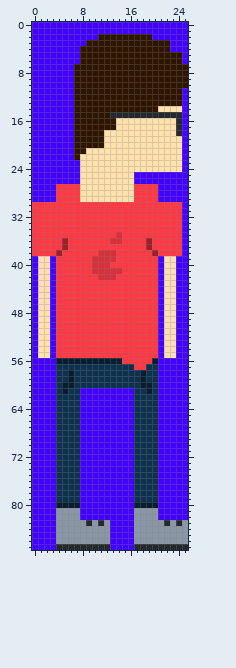
Two states of a sprite sheet, img/jacob.png. This is how it looked before the edit.
The file is 26x88 pixels. Colours within 5 levels of each other are drawn and written as one.
The same view after the edit:
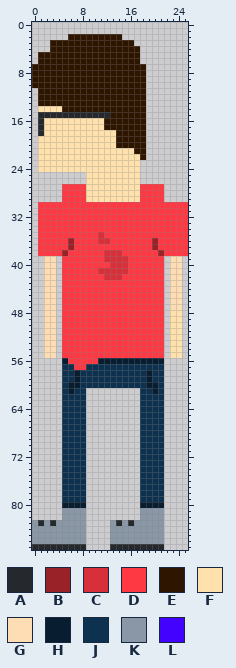
Palette (. is transparent): A #25292d  B #992228  C #d8303b  D #ff3943  E #2e1500  F #fee1ac  G #feddb5  H #081d30  J #0d314f  K #8a97a6  L #4302fd
The edit:
Changed rows in their new state; - is an unchanged pixel.
first column x 0:
 0 ..........................
 1 ..........................
 2 ......EEEEE----...........
 3 ...EEEEEE--------.........
 4 ...EEEEE----------........
 5 .EEEEEEE----------........
 6 .EEEEEEE----------........
 7 EEEEEEE------------.......
 8 EEEEEEE------------.......
 9 EEEEEEE------------.......
10 EEEEEEE------------.......
11 .EEEEEE------------.......
12 .EEEEEE------------.......
13 .EEEEEE------------.......
14 .FFFFEE------------.......
15 .AAAAAAAAAAAAEEEEEE.......
16 .AFFFFFFFFFF--EEEEE.......
17 .AFFFFFFFFFF--EEEEE.......
18 .AFFFFFFFFFF--EEEEE.......
19 .FFFFFFFFFFF--EEEEE.......
20 .FFFFFFFFFFF--EEEEE.......
21 .FFFFFFFF--------EE.......
22 .FFFFFFF----------E.......
23 .FFFFFFF----------........
24 .FFFFFFF----------........
25 .........--------F........
26 .........--------F........
27 .....---D--------F---D....
28 .....---D--------F---D....
29 .....---D--------F---D....
30 .------------------------D
31 .------------------------D
32 .------------------------D
33 .------------------------D
34 .------------------------D
35 .----------C--D----------D
36 .----DB----CCDD----DB----D
37 .----DB------------DB----D
38 .---DB-----D--C-----DB---D
39 ..-G.-----DD--CC-----D.-G.
40 ..-G.-----DDDCCC-----D.-G.
41 ..-G.-----D----C-----D.-G.
42 ..-G.------D--C------D.-G.
43 ..-G.----------------D.-G.
44 ..-G.----------------D.-G.
45 ..-G.----------------D.-G.
46 ..-G.----------------D.-G.
47 ..-G.----------------D.-G.
48 ..GG.----------------D.FF.
49 ..GG.----------------D.FF.
50 ..GG.----------------D.FF.
51 ..GG.----------------D.FF.
52 ..GG.----------------D.FF.
53 ..GG.----------------D.FF.
54 ..GG.----------------D.FF.
55 ..GG.----------------D.FF.
56 .....-DDDDD----HHHHH-H....
57 .....--DD--------JJ--J....
58 .....-JH----------JH-J....
59 .....-JH----------JH-J....
60 .....J-H----------J-HJ....
61 .....JH-J.........-JHJ....
62 .....---J.........---J....
63 .....---J.........---J....
64 .....---J.........---J....
65 .....---J.........---J....
66 .....---J.........---J....
67 .....---J.........---J....
68 .....---J.........---J....
69 .....---J.........---J....
70 .....---J.........---J....
71 .....---J.........---J....
72 .....---J.........---J....
73 .....---J.........---J....
74 .....---J.........---J....
75 .....---J.........---J....
76 .....---J.........---J....
77 .....---J.........---J....
78 .....---J.........---J....
79 .....---J.........---J....
80 .....---H.........---H....
81 .....---K.........---K....
82 .....---K.........---K....
83 KAKA-----....KAKA-----....
84 KKKK-----....KKKK-----....
85 KKKK-----....KKKK-----....
86 KKKK-----....KKKK-----....
87 AAAA-----....AAAA-----....
Changed places in both pictures, as pixel boxes (x1, y1, x2, y2):
changed: (32, 22, 188, 550)
